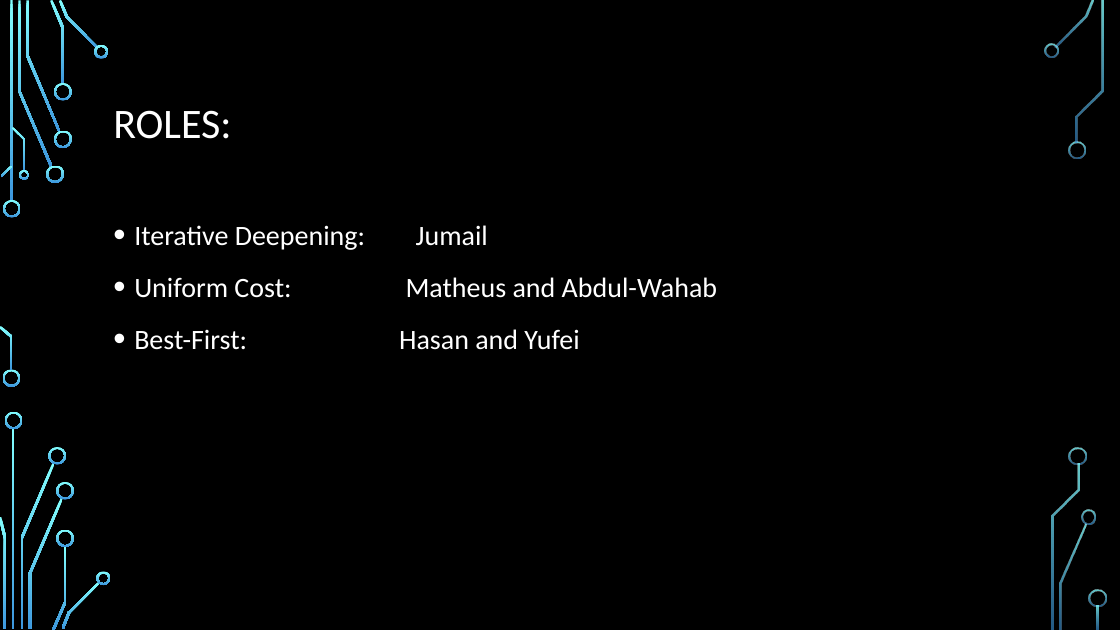
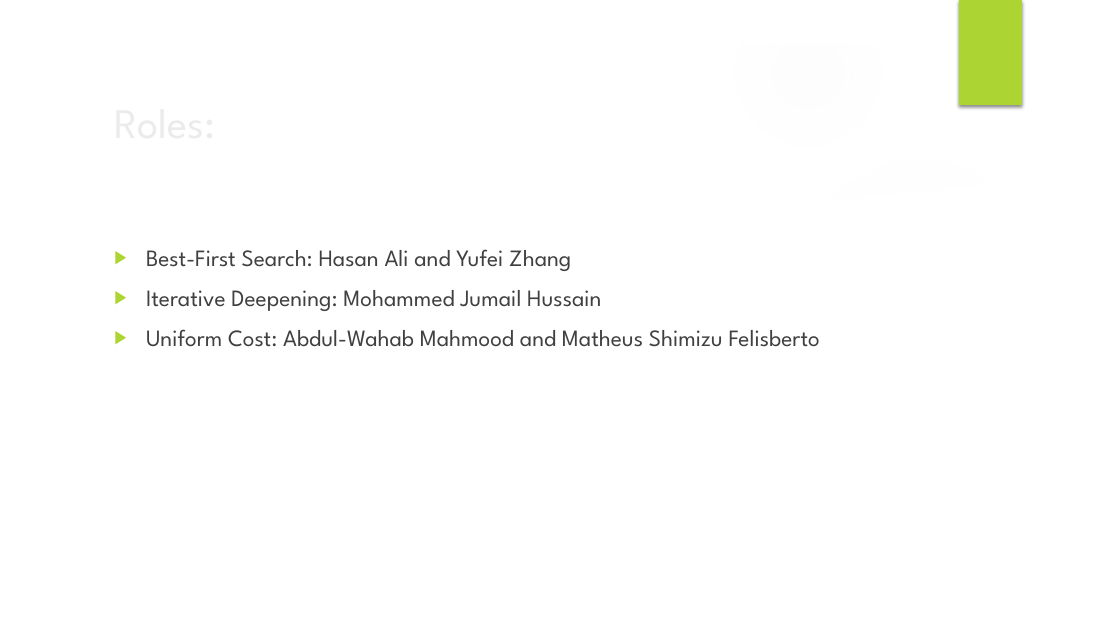
Before and after one commit to x-mizu/CM-and-AI-Coursework-2, a slide deck: slide 2 of Presentation/Presenattion -ID.pptx. Drawn at 1120x630 pixels with LibreOffice and Linux fonts; fonts in the diff are those of the drawing; background and template pictures are left out. Boxes give left, top, right and bottom in pixels: in the first picture for what was removed or moved away, otherwise in the second. Text is boxed around its words. In the diff, an @@ line names an element or a change of style, - is before the commit and + after.

```diff
--- a/Presentation/Presenattion -ID.pptx
+++ b/Presentation/Presenattion -ID.pptx
@@ group added at (0, 0, 1120, 630): 5 ellipses, 3 freeform shapes @@
@@ rectangle added at (959, 0, 1022, 105), fill #ACD433 @@
@@ title at (113, 110, 231, 139): text changed; font Calibri to League Spartan; text colour #FFFFFF to #EBEBEB @@
-ROLES:
+Roles:
@@ text at (146, 249, 820, 347): text changed; size 24 to 20 pt; font Calibri to League Spartan; text colour #FFFFFF to #404040 @@
-• Iterative Deepening: Jumail
-• Uniform Cost: Matheus and Abdul-Wahab
-• Best-First: Hasan and Yufei
+▶ Best-First Search: Hasan Ali and Yufei Zhang
+▶ Iterative Deepening: Mohammed Jumail Hussain
+▶ Uniform Cost: Abdul-Wahab Mahmood and Matheus Shimizu Felisberto
@@ group removed at (0, 0, 1107, 630): 33 freeform shapes, 3 rectangles @@
```
Also in this commit, not shown: 9 other slides changed, 1 slide added, 1 slide removed.
